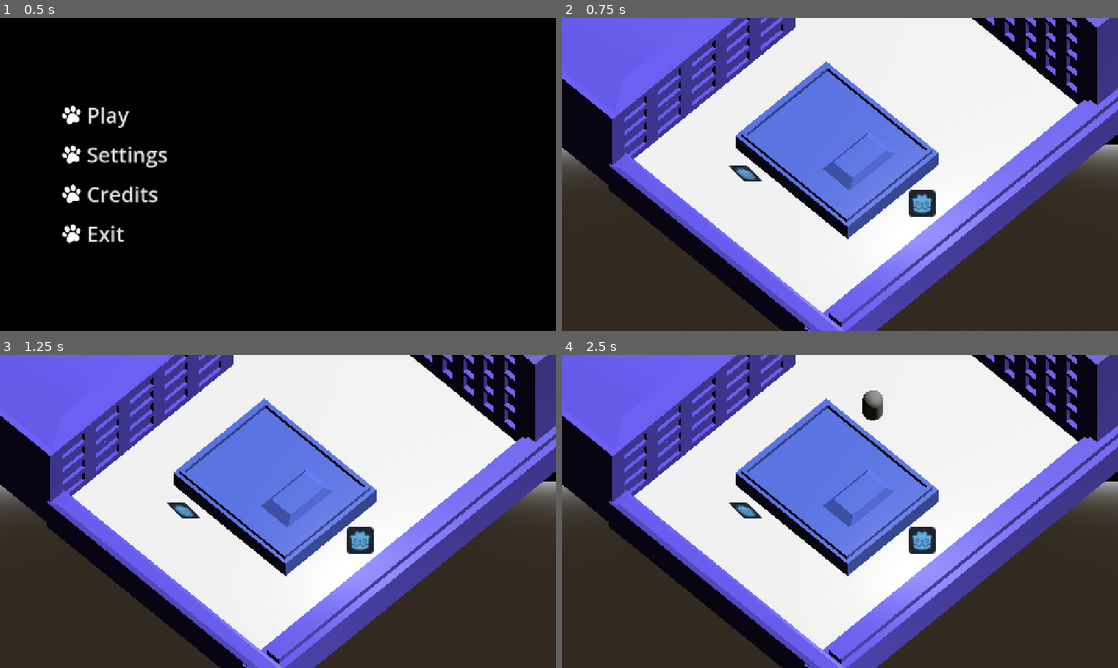
Above: before the commit, frames 1-4 (two rows, left to right).
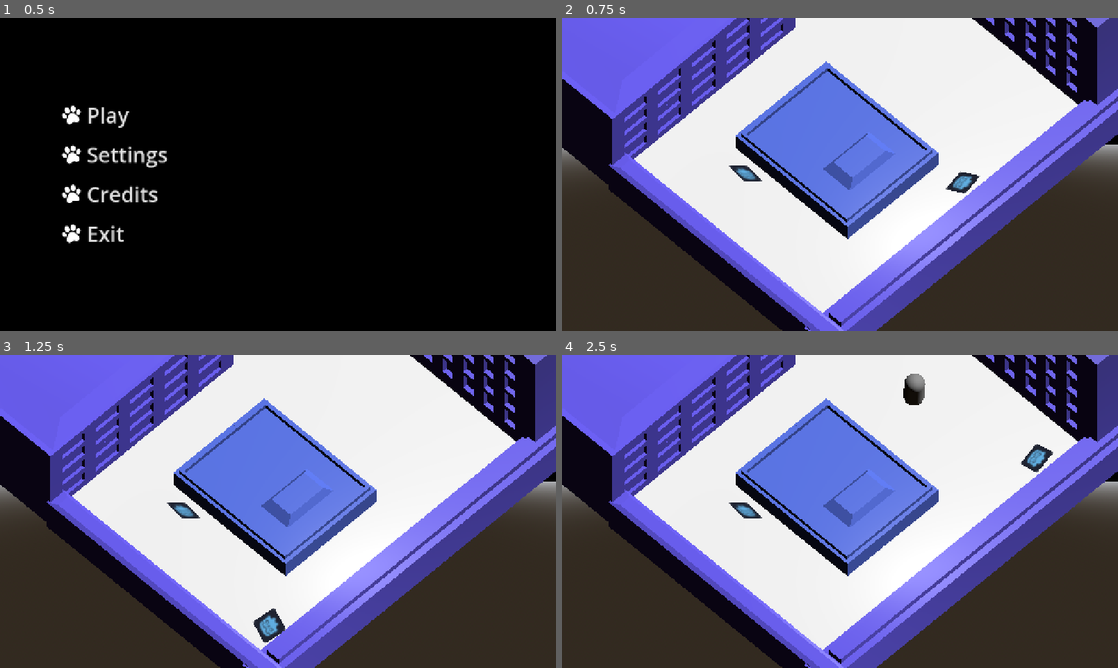
Above: after the commit, the same moments.

Repository: WeronikaKowalkowska/dnsgamejam
Game: Godot game, scene res://scenes/menu.tscn
Same seed, same stepped clock (60 frames per second), same inputs: the game is played once before the commit and once after it.
Inputs (mouse positions are in pixels of both pictures, inside the frame that each line leads up to):
- Up to frame 1 (0.5 s): no input
- Up to frame 2 (0.75 s): click "Play" at 0.5 s
- Up to frame 3 (1.25 s): no input
- Up to frame 4 (2.5 s): tap Enter (ui_accept) at 1.25, 1.52 s; move the mouse to (962, 495) at 1.27 s; hold D (move_right, bound only after the commit) 1.28-2 s; click (962, 495) at 1.42 s; drag from (728, 527) to (812, 574) at 2.02 s

Frame 1 is identical in both runs. In frame 2, 0.7% of the frame differs, in the area x 62-76%, y 48-64%; in frame 3, 0.8%; in frame 4, 1.4%, in the area x 54-89%, y 6-64%.

Commit message:
movement test

Diff:
--- a/project.godot
+++ b/project.godot
@@ -52,6 +52,33 @@
 catAlive="Kot zywy"
 catSpectre="Kot duch"
 
+[input]
+
+move_left={
+"deadzone": 0.2,
+"events": [Object(InputEventKey,"resource_local_to_scene":false,"resource_name":"","device":-1,"window_id":0,"alt_pressed":false,"shift_pressed":false,"ctrl_pressed":false,"meta_pressed":false,"pressed":false,"keycode":0,"physical_keycode":65,"key_label":0,"unicode":97,"location":0,"echo":false,"script":null)
+, Object(InputEventKey,"resource_local_to_scene":false,"resource_name":"","device":-1,"window_id":0,"alt_pressed":false,"shift_pressed":false,"ctrl_pressed":false,"meta_pressed":false,"pressed":false,"keycode":0,"physical_keycode":4194319,"key_label":0,"unicode":0,"location":0,"echo":false,"script":null)
+]
+}
+move_right={
+"deadzone": 0.2,
+"events": [Object(InputEventKey,"resource_local_to_scene":false,"resource_name":"","device":-1,"window_id":0,"alt_pressed":false,"shift_pressed":false,"ctrl_pressed":false,"meta_pressed":false,"pressed":false,"keycode":0,"physical_keycode":68,"key_label":0,"unicode":100,"location":0,"echo":false,"script":null)
+, Object(InputEventKey,"resource_local_to_scene":false,"resource_name":"","device":-1,"window_id":0,"alt_pressed":false,"shift_pressed":false,"ctrl_pressed":false,"meta_pressed":false,"pressed":false,"keycode":0,"physical_keycode":4194321,"key_label":0,"unicode":0,"location":0,"echo":false,"script":null)
+]
+}
+move_forward={
+"deadzone": 0.2,
+"events": [Object(InputEventKey,"resource_local_to_scene":false,"resource_name":"","device":-1,"window_id":0,"alt_pressed":false,"shift_pressed":false,"ctrl_pressed":false,"meta_pressed":false,"pressed":false,"keycode":0,"physical_keycode":87,"key_label":0,"unicode":119,"location":0,"echo":false,"script":null)
+, Object(InputEventKey,"resource_local_to_scene":false,"resource_name":"","device":-1,"window_id":0,"alt_pressed":false,"shift_pressed":false,"ctrl_pressed":false,"meta_pressed":false,"pressed":false,"keycode":0,"physical_keycode":4194320,"key_label":0,"unicode":0,"location":0,"echo":false,"script":null)
+]
+}
+move_back={
+"deadzone": 0.2,
+"events": [Object(InputEventKey,"resource_local_to_scene":false,"resource_name":"","device":-1,"window_id":0,"alt_pressed":false,"shift_pressed":false,"ctrl_pressed":false,"meta_pressed":false,"pressed":false,"keycode":0,"physical_keycode":83,"key_label":0,"unicode":115,"location":0,"echo":false,"script":null)
+, Object(InputEventKey,"resource_local_to_scene":false,"resource_name":"","device":-1,"window_id":0,"alt_pressed":false,"shift_pressed":false,"ctrl_pressed":false,"meta_pressed":false,"pressed":false,"keycode":0,"physical_keycode":4194322,"key_label":0,"unicode":0,"location":0,"echo":false,"script":null)
+]
+}
+
 [physics]
 
 3d/physics_engine="Jolt Physics"
--- a/scenes/main.tscn
+++ b/scenes/main.tscn
@@ -2,6 +2,7 @@
 
 [ext_resource type="Texture2D" uid="uid://dim3fo6c5gqh6" path="res://assets/icon.svg" id="1_o5qli"]
 [ext_resource type="PackedScene" uid="uid://buo81e5n6vmcr" path="res://assets/animal/Agent_dog.tscn" id="2_0wfyh"]
+[ext_resource type="Script" uid="uid://cirijdoiwfyqb" path="res://scripts/player.gd" id="2_choun"]
 [ext_resource type="PackedScene" uid="uid://c4j0dsgngrf5" path="res://assets/models/floor.glb" id="2_tbgi4"]
 [ext_resource type="PackedScene" uid="uid://ccqbfh8c0g4fq" path="res://assets/models/budynek1.glb" id="3_tefeu"]
 [ext_resource type="PackedScene" uid="uid://ddpxfkyejyiee" path="res://assets/models/budynek2.glb" id="4_o6xl0"]
@@ -75,13 +76,22 @@
 
 [node name="KotRigidBody3D" type="RigidBody3D" parent="." unique_id=1764808739 groups=["catAlive"]]
 transform = Transform3D(0.70710677, -0.5770964, 0.40860704, 0, 0.5778576, 0.8161376, -0.70710677, -0.5770964, 0.40860704, 9.03474, 0.5773463, 2.3115363)
+axis_lock_linear_y = true
+gravity_scale = 0.0
+script = ExtResource("2_choun")
+
+[node name="CharacterBody3D" type="CharacterBody3D" parent="KotRigidBody3D" unique_id=1079881096]
+
+[node name="CollisionShape3D" type="CollisionShape3D" parent="KotRigidBody3D/CharacterBody3D" unique_id=1055128963]
+transform = Transform3D(1, 0, 0, 0, 1, 1.1920929e-07, 0, 0, 1.0000004, 0, 0, 0)
+shape = SubResource("SphereShape3D_15n48")
 
 [node name="CollisionShape3D" type="CollisionShape3D" parent="KotRigidBody3D" unique_id=1382275718]
-transform = Transform3D(1, 0, 0, 0, 1, 2.9802322e-08, 0, 0, 1.0000001, 0, 0, 0)
+transform = Transform3D(1, 0, 0, 0, 1, 1.1920929e-07, 0, 0, 1.0000004, 0, 0, 0)
 shape = SubResource("SphereShape3D_15n48")
 
 [node name="Sprite3D" type="Sprite3D" parent="KotRigidBody3D" unique_id=2095031919]
-transform = Transform3D(1, 0, 0, 0, 1, 2.9802322e-08, 0, 0, 1.0000001, 0, 0, 0)
+transform = Transform3D(1, 0, 0, 0, 1, 1.1920929e-07, 0, 0, 1.0000004, 0, 0, 0)
 texture = ExtResource("1_o5qli")
 
 [node name="KotDuchRigidBody3D" type="RigidBody3D" parent="." unique_id=1947282057 groups=["catSpectre"]]
--- /dev/null
+++ b/scripts/player.gd
@@ -0,0 +1,31 @@
+extends RigidBody3D
+
+# Prędkość gracza
+@export var speed = 2
+
+func _integrate_forces(state):
+	# Kierunek
+	var direction = Vector3.ZERO
+
+	# Wykrywanie nacisniecia przycisku
+	if Input.is_action_pressed("move_back"):
+		direction.z += 1
+	if Input.is_action_pressed("move_forward"):
+		direction.z -= 1
+	if Input.is_action_pressed("move_left"):
+		direction.x -= 1
+	if Input.is_action_pressed("move_right"):
+		direction.x += 1
+
+	if direction != Vector3.ZERO:
+		direction = direction.normalized() #Gracz nie bedzie przyspieszał idąc po przekatnej
+		state.linear_velocity = Vector3(direction.x * speed, state.linear_velocity.y, direction.z * speed)
+	else:
+		state.linear_velocity = Vector3(0, state.linear_velocity.y, 0)
+
+	var current_velocity = state.linear_velocity
+
+	current_velocity.x = direction.x * speed
+	current_velocity.z = direction.z * speed
+
+	state.linear_velocity = current_velocity
Not shown, added: scripts/player.gd.uid
Not shown, added: scenes/main.tscn336337495.tmp
